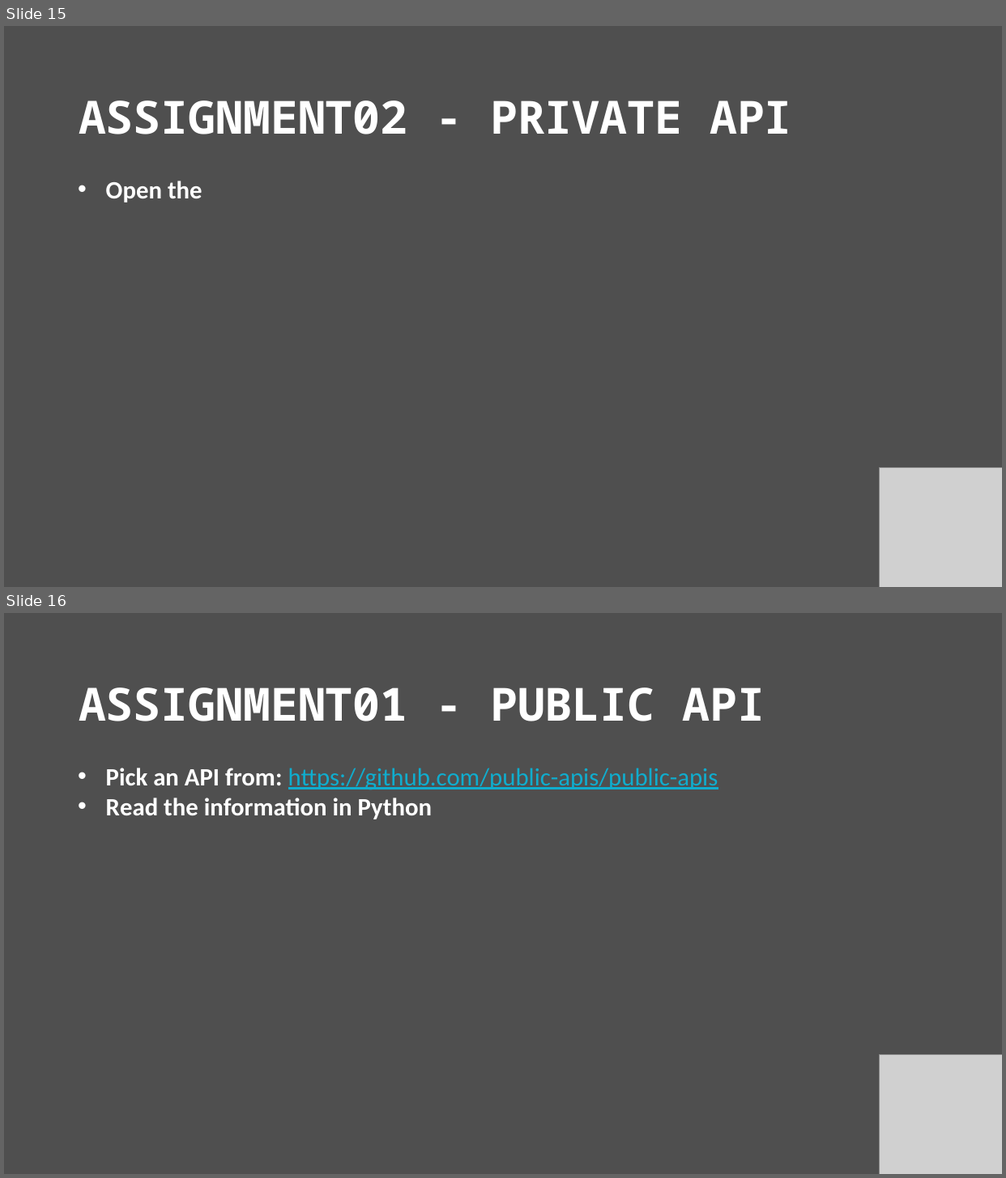
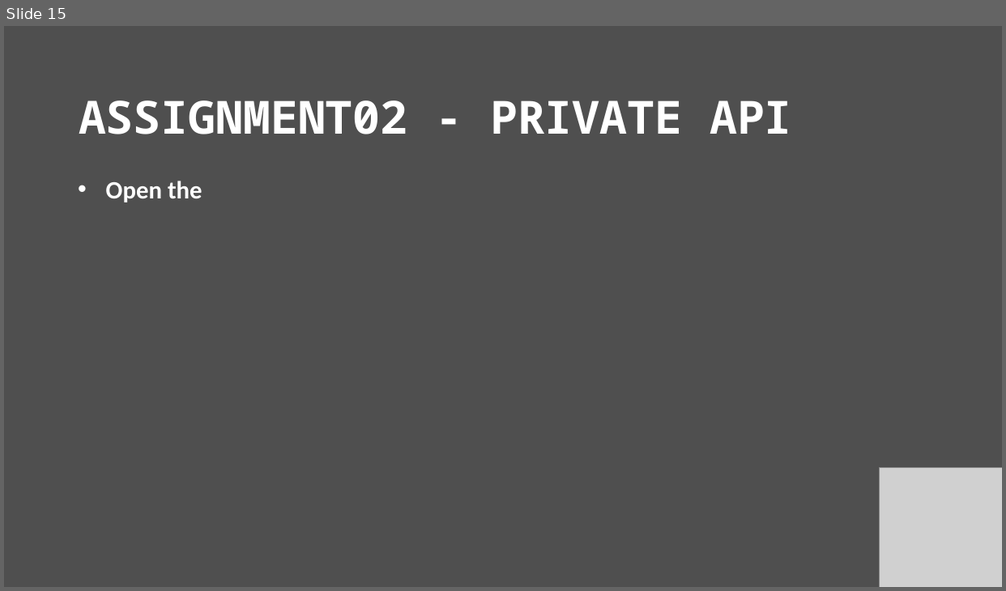
Before and after one commit to muratcanozdemir/python_api, a slide deck: presentation_python_API.pptx. Shown one above the other, each under a label of ours: slides 15 and 16 before the commit, slide 15 after it. The pictures are 1006x1178 and 1006x591 pixels, drawn with LibreOffice and Linux fonts; fonts in the diff are those of the drawing; grey boxes stand for pictures. Boxes give left, top, right and bottom in pixels: in the first picture for what was removed or moved away, otherwise in the second. Text is boxed around its words. In the diff, an @@ line names an element or a change of style, - is before the commit and + after.

```diff
--- a/presentation_python_API.pptx
+++ b/presentation_python_API.pptx
@@ slide 16 removed at bbox=[4, 613, 1002, 1174], background #000000 at 69% opacity @@
@@ title removed at bbox=[79, 688, 765, 722] @@
-ASSIGNMENT01 - PUBLIC API
@@ text removed at bbox=[106, 768, 718, 820] @@
-• Pick an API from: https://github.com/public-apis/public-apis
-• Read the information in Python
@@ picture removed at bbox=[879, 1055, 1002, 1174] @@
```
Also in this commit, not shown: 1 slide changed.
